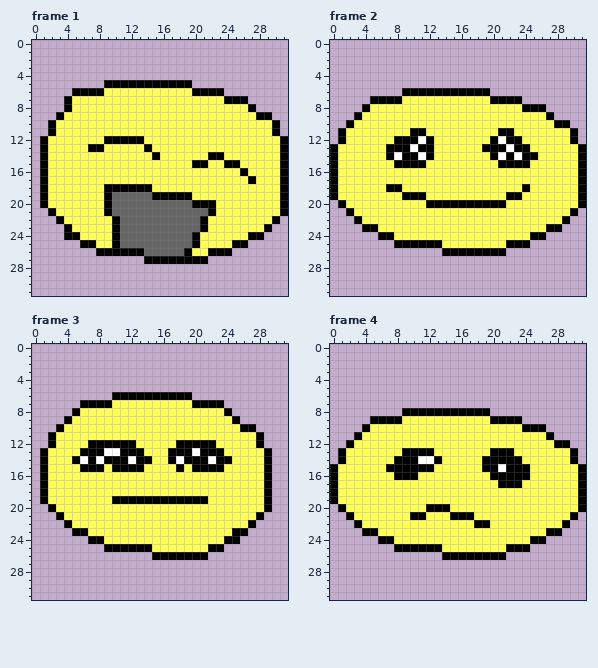
Edited in one commit: pixel-art file (assets/sprites/icon/icon.aseprite). The first picture shows the starting point.
32x32 pixels, 8 frames. Shown: frame 1, frame 2, frame 3, frame 4. The commit also changed other frames, which this record leaves out.
Now the later version:
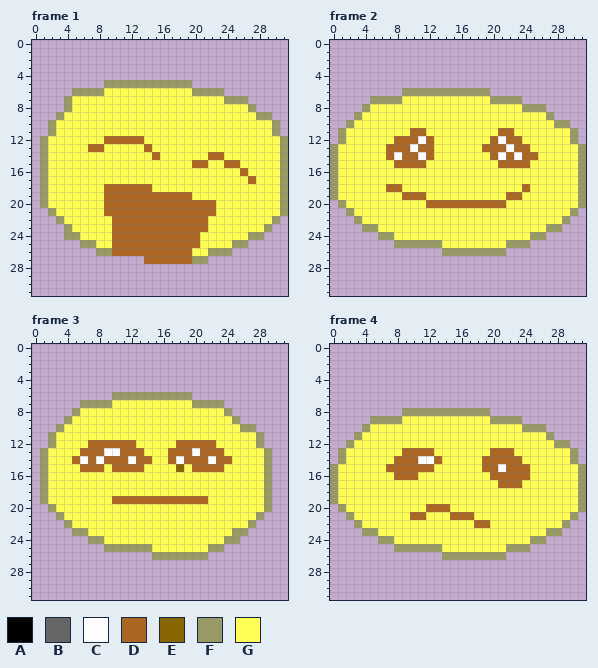
Palette (. is transparent): A #000000  B #666666  C #ffffff  D #aa6622  E #886600  F #999966  G #ffff55
Difference:
Changed rows in their new state; - is an unchanged pixel.
Frame 1, layers "exp", "base":
first column x 1:
 5 --------FFFFFFFFFFF------------
 6 ----FFFF-----------FFFF--------
 7 ---F-------------------FFF-----
 8 ---F----------------------F----
 9 --F------------------------FF--
10 -F---------------------------F-
11 -F---------------------------F-
12 F-------DDDDD-----------------F
13 F-----DD-----D----------------F
14 F-------------D------DD-------F
15 F------------------DD--DD-----F
16 F------------------------D----F
17 F-------------------------D---F
18 F-------DDDDDD----------------F
19 F-------DDDDDDDDDDD-----------F
20 F-------DDDDDDDDDDDDDD--------F
21 -F------DDDDDDDDDDDDDD--------F
22 --F------DDDDDDDDDDDD--------F-
23 ---F-----DDDDDDDDDDDD-------F--
24 ---FF----DDDDDDDDDDD------FF---
25 -----FF--DDDDDDDDDDD----FF-----
26 -------FFDDDDDDDDDD--FFF-------
27 -------------DDDDDDFF----------
Frame 2, layers "exp", "base":
first column x 0:
 6 ---------FFFFFFFFFFF------------
 7 -----FFFF-----------FFFF--------
 8 ----F-------------------FFF-----
 9 ---F-----------------------F----
10 --F-------------------------FF--
11 -F--------DD---------DD-------F-
12 -F------DDD-D-------D-DD------F-
13 F------DDD-DD------DDD-DD------F
14 F------D-DD-D-------D-D-DD-----F
15 F-------DDDD---------DDDD------F
16 F------------------------------F
17 F------------------------------F
18 F------DD---------------D------F
19 F--------DDD----------DD-------F
20 -F----------DDDDDDDDDD---------F
21 --F---------------------------F-
22 ---F-------------------------F--
23 ----FF---------------------FF---
24 ------FF-----------------FF-----
25 --------FFFFFF--------FFF-------
26 --------------FFFFFFFF----------
Frame 3, layers "exp", "base":
first column x 1:
 6 ---------FFFFFFFFFF----------
 7 -----FFFF----------FFFF------
 8 ----F------------------F-----
 9 ---F--------------------F----
10 --F----------------------FF--
11 -F-------------------------F-
12 -F----DDDDDD-----DDDDD-----F-
13 F----DDD--DDD---DDD-DDD-----F
14 F---D-D-DDD-DD--D-DDD-DD----F
15 F----DDD-DDDD----E-DDDD-----F
16 F---------------------------F
17 F---------------------------F
18 F---------------------------F
19 F--------DDDDDDDDDDDD-------F
20 -F--------------------------F
21 --F------------------------F-
22 ---F----------------------F--
23 ----FF------------------FF---
24 ------FF---------------FF----
25 --------FFFFFF-------FF------
26 --------------FFFFFFF--------
Frame 4, layers "exp", "base":
first column x 0:
 8 ---------FFFFFFFFFFF------------
 9 -----FFFF-----------FFFF--------
10 ----F-------------------FFF-----
11 ---F-----------------------F----
12 --F-------------------------FF--
13 -F-------DDDD-------DDD-------F-
14 -F------DDD--D-----DDDDD------F-
15 F------DDDDDD------DD-DDD------F
16 F-------DDD---------DDDDD------F
17 F--------------------DDD-------F
18 F------------------------------F
19 F------------------------------F
20 -F----------DDD----------------F
21 --F-------DD---DDD------------F-
22 ---F--------------DD---------F--
23 ----FF---------------------FF---
24 ------FF-----------------FF-----
25 --------FFFFFF--------FFF-------
26 --------------FFFFFFFF----------
